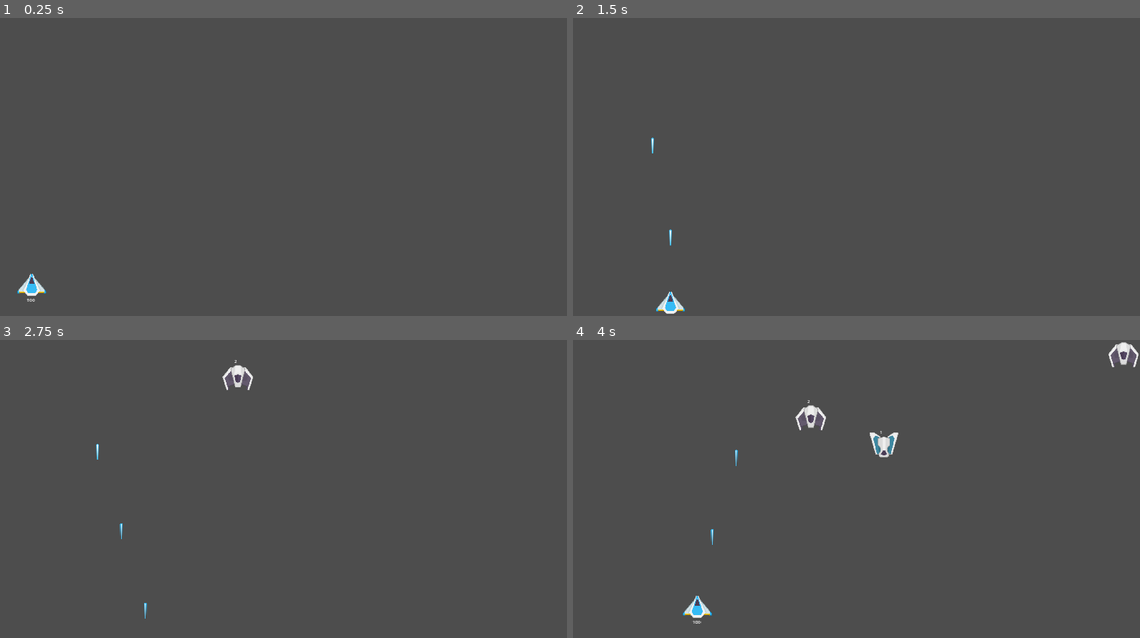
Above: before the commit, frames 1-4 (two rows, left to right).
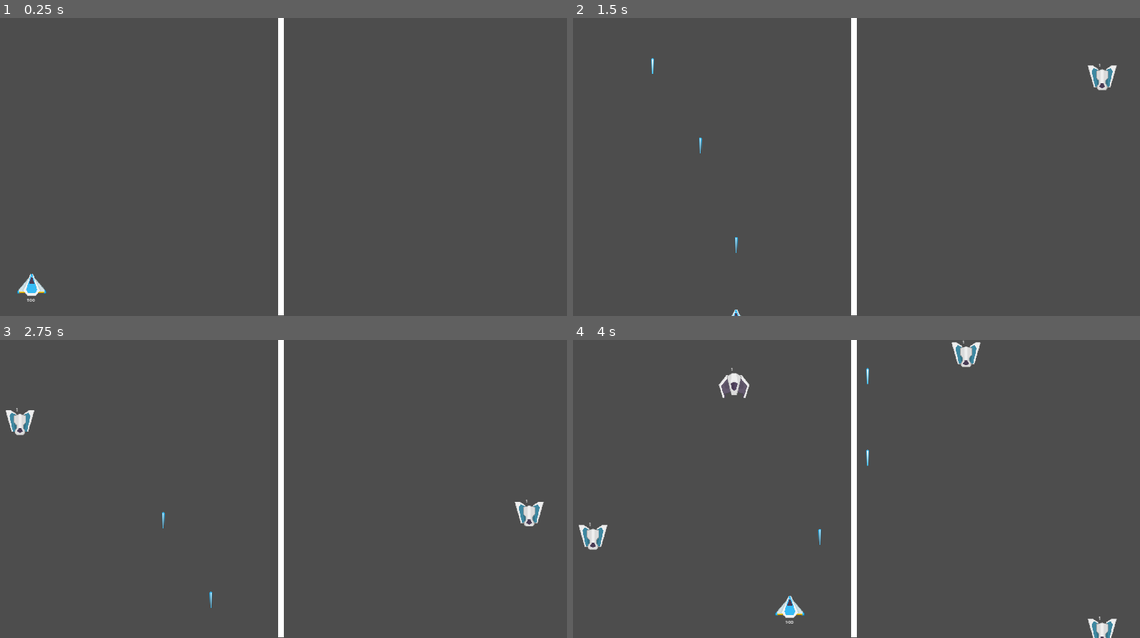
Above: after the commit, the same moments.

Repository: youssefx991/Space-Shooter-Co-op
Game: Godot game, scene res://World/world.tscn
Same seed, same stepped clock (60 frames per second), same inputs: the game is played once before the commit and once after it.
Inputs:
- Up to frame 1 (0.25 s): no input
- Up to frame 2 (1.5 s): tap Enter at 0.5 s; hold D (player1_right) 0.53-1.28 s; hold F (player1_shoot) 0.53-1.28 s; hold S (player1_down) from 1.28 s (still down); tap F (player1_shoot) at 1.35 s
- Up to frame 3 (2.75 s): release S (player1_down) at 2.03 s; hold D (player1_right) from 2.03 s (still down); hold F (player1_shoot) from 2.03 s (still down)
- Up to frame 4 (4 s): release D (player1_right) at 2.78 s; release F (player1_shoot) at 2.78 s; hold W (player1_up) 2.78-3.53 s; tap F (player1_shoot) at 2.85 s; hold A (player1_left) from 3.53 s (still down); hold F (player1_shoot) from 3.53 s (still down)

The runs differ from the first frame. In frame 1, 1.0% of the frame differs, in the area x 49-51%, y 0-100%; in frame 2, 1.6%; in frame 3, 1.9%; in frame 4, 3.4%, in the area x 1-100%, y 0-100%.

Commit message:
Fixed enemy passing player problem

Diff:
--- a/Enemy/enemy.gd
+++ b/Enemy/enemy.gd
@@ -13,7 +13,7 @@
 func _process(delta):
 	global_position.y += SPEED * delta
 	SPEED += 0.1
-	print($VisibleOnScreenNotifier2D.global_position)
+	#print($VisibleOnScreenNotifier2D.global_position)
 	#print(SPEED)
 
 func damage():
@@ -28,6 +28,7 @@
 
 
 func _on_visible_on_screen_notifier_2d_screen_exited():
+	print("lol")
 	say_entered_land.emit(global_position)
 	queue_free()
 
--- a/Player1/player1.tscn
+++ b/Player1/player1.tscn
@@ -7,6 +7,7 @@
 texture_filter = 1
 collision_mask = 6
 script = ExtResource("1_ai85l")
+SPEED = 600.0
 
 [node name="Sprite2D" type="Sprite2D" parent="."]
 texture_filter = 1
--- a/World/world.gd
+++ b/World/world.gd
@@ -34,5 +34,9 @@
 
 func _on_enemy_spawn_timer_timeout():
 	var enemy_to_spawn = enemy_scenes.pick_random().instantiate()
+	enemy_to_spawn.say_entered_land.connect(_on_enemy_say_entered_land)
+	var random_x = randf_range(0, 1920)
+	while (random_x == 960):
+		random_x = randf_range(0, 1920)
 	enemy_to_spawn.global_position = Vector2(randf_range(0, 1920), 50)
 	add_child(enemy_to_spawn)
--- a/World/world.tscn
+++ b/World/world.tscn
@@ -9,6 +9,11 @@
 script = ExtResource("1_dpxya")
 enemy_scenes = Array[PackedScene]([ExtResource("3_nwgq0"), ExtResource("4_1us25")])
 
+[node name="ColorRect" type="ColorRect" parent="."]
+offset_left = 954.0
+offset_right = 971.0
+offset_bottom = 997.0
+
 [node name="EnemySpawnTimer" type="Timer" parent="."]
 autostart = true
 
@@ -19,6 +24,6 @@
 position = Vector2(128, 895)
 
 [node name="split_screen_position" type="Marker2D" parent="."]
-position = Vector2(662, 909)
+position = Vector2(960, 993)
 
 [connection signal="timeout" from="EnemySpawnTimer" to="." method="_on_enemy_spawn_timer_timeout"]
